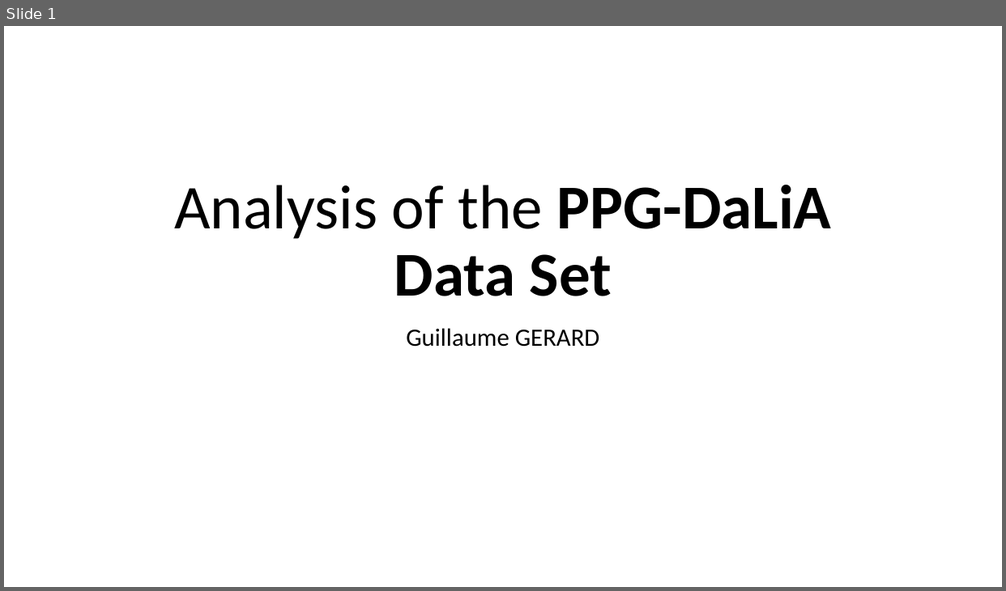
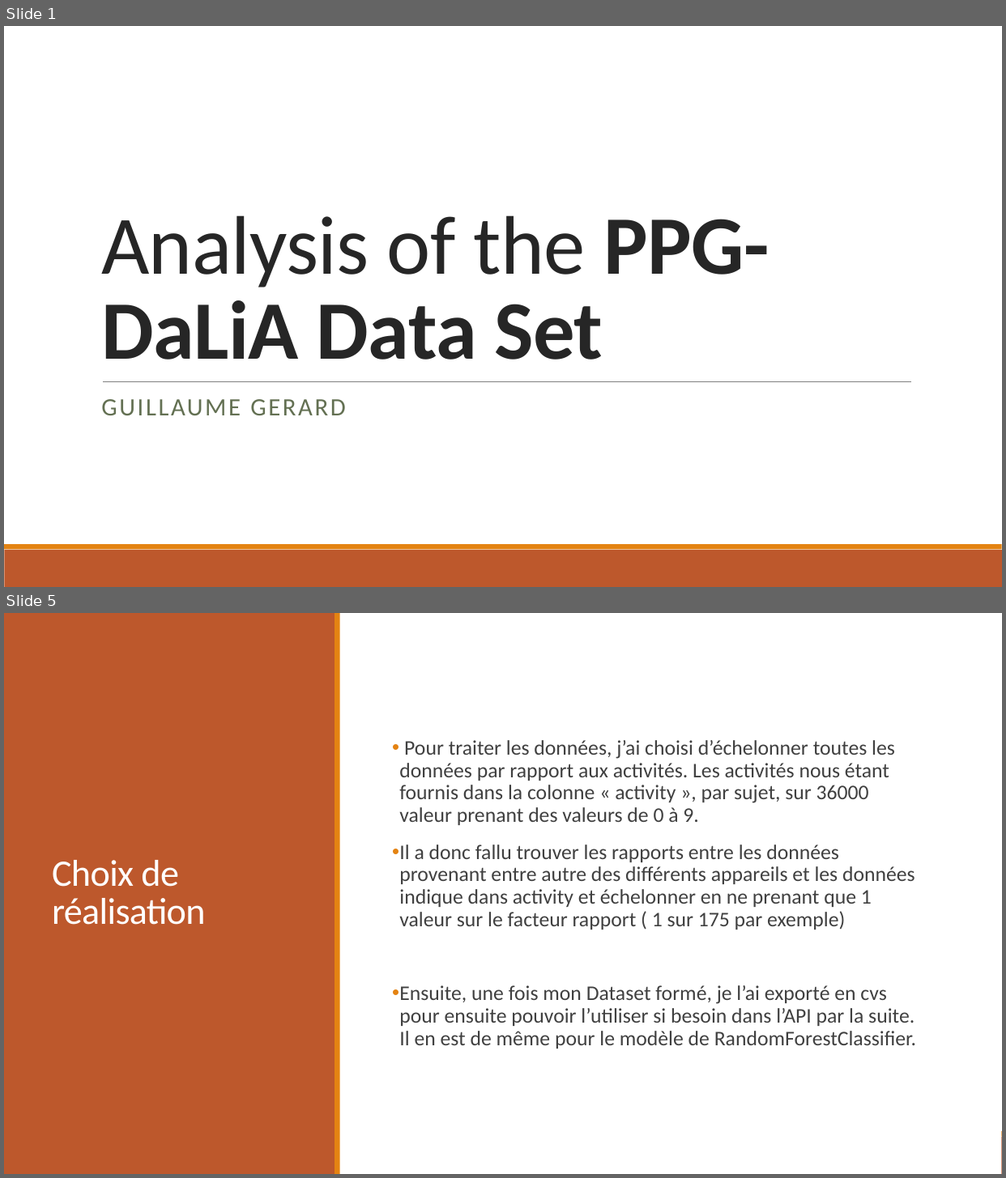
Before and after one commit to GuillaumeeG/Projet_Python_PPG_Dalia, a slide deck: ppt_tenant_aboutissant_pb.pptx. Shown one above the other, each under a label of ours: slide 1 before the commit, slides 1 and 5 after it; the slides between them are not shown. The pictures are 1006x591 and 1006x1178 pixels, drawn with LibreOffice and Linux fonts; fonts in the diff are those of the drawing. Boxes give left, top, right and bottom in pixels: in the first picture for what was removed or moved away, otherwise in the second. Text is boxed around its words. In the diff, an @@ line names an element or a change of style, - is before the commit and + after.

```diff
--- a/ppt_tenant_aboutissant_pb.pptx
+++ b/ppt_tenant_aboutissant_pb.pptx
@@ slide 5 added at box(4, 613, 1002, 1174), background #FFFFFF; not listed: 2 template elements that a slide beside it also shows @@
@@ rectangle added at box(4, 613, 1002, 1174), fill #FFFFFF @@
@@ rectangle added at box(4, 613, 335, 1174), fill #BD582C @@
@@ rectangle added at box(335, 613, 340, 1174), fill #E48312 @@
@@ text added at box(399, 740, 916, 1049), 20 pt, text #404040 @@
+• Pour traiter les données, j’ai choisi d’échelonner toutes les données par rapport aux activités. Les activités nous étant fournis dans la colonne « activity », par sujet, sur 36000 valeur prenant des valeurs de 0 à 9.
+• Il a donc fallu trouver les rapports entre les données provenant entre autre des différents appareils et les données indique dans activity et échelonner en ne prenant que 1 valeur sur le facteur rapport ( 1 sur 175 par exemple)
+• Ensuite, une fois mon Dataset formé, je l’ai exporté en cvs pour ensuite pouvoir l’utiliser si besoin dans l’API par la suite. Il en est de même pour le modèle de RandomForestClassifier.
@@ title added at box(52, 860, 206, 925), 36 pt, text #FFFFFF @@
+Choix de réalisation
@@ slide 1 changed as well @@
@@ title "Analysis of the PPG-DaLiA Data ...": place and size @@
-title "Analysis of the PPG-DaLiA Data ..." at box(174, 185, 832, 297)
+title "Analysis of the PPG-DaLiA Data ..." at box(101, 216, 769, 360)
@@ title "Analysis of the PPG-DaLiA Data ..." at box(101, 216, 769, 360): size 60 to 80 pt, text colour #000000 to #262626, letter spacing 0 to -0.5 pt; alignment centre to left; line spacing 0.9 to 0.85 @@
@@ line added from (103, 382) to (911, 382), #808080 0.5 pt @@
@@ subtitle at box(101, 399, 346, 416): text changed; text colour #000000 to #637052 @@
-Guillaume GERARD
+GUILLAUME GERARD
@@ rectangle added at box(4, 550, 1002, 587), fill #BD582C @@
@@ rectangle added at box(4, 544, 1002, 550), fill #E48312 @@
```
Also in this commit, not shown: 2 other slides changed, 1 other slide added, 1 slide removed.
